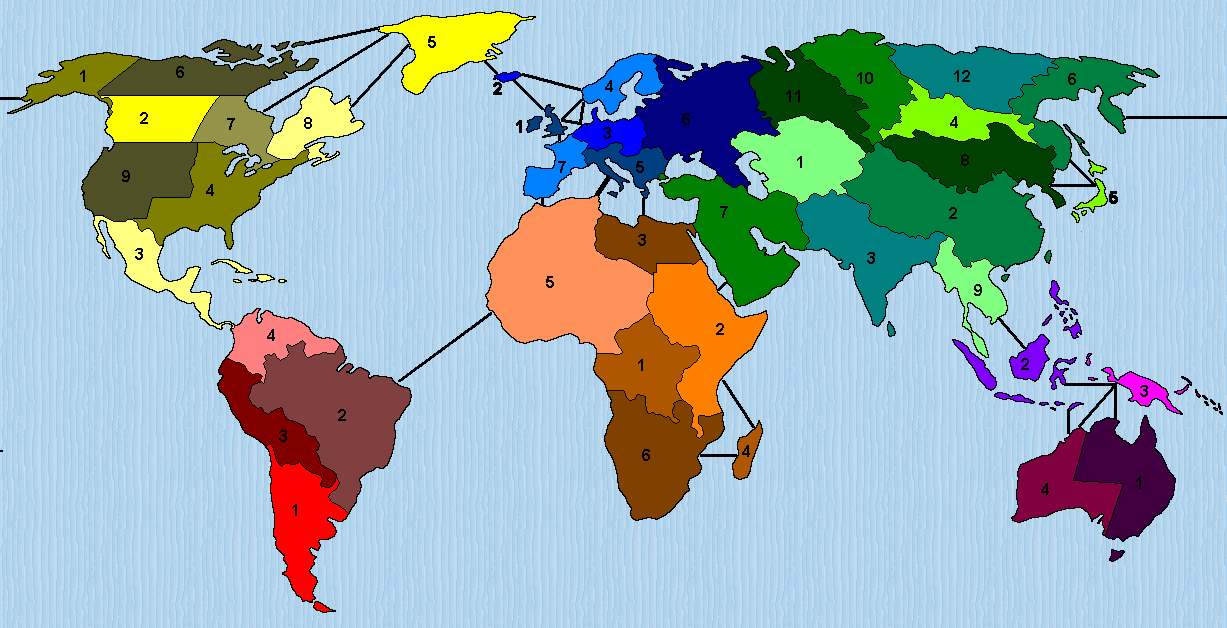
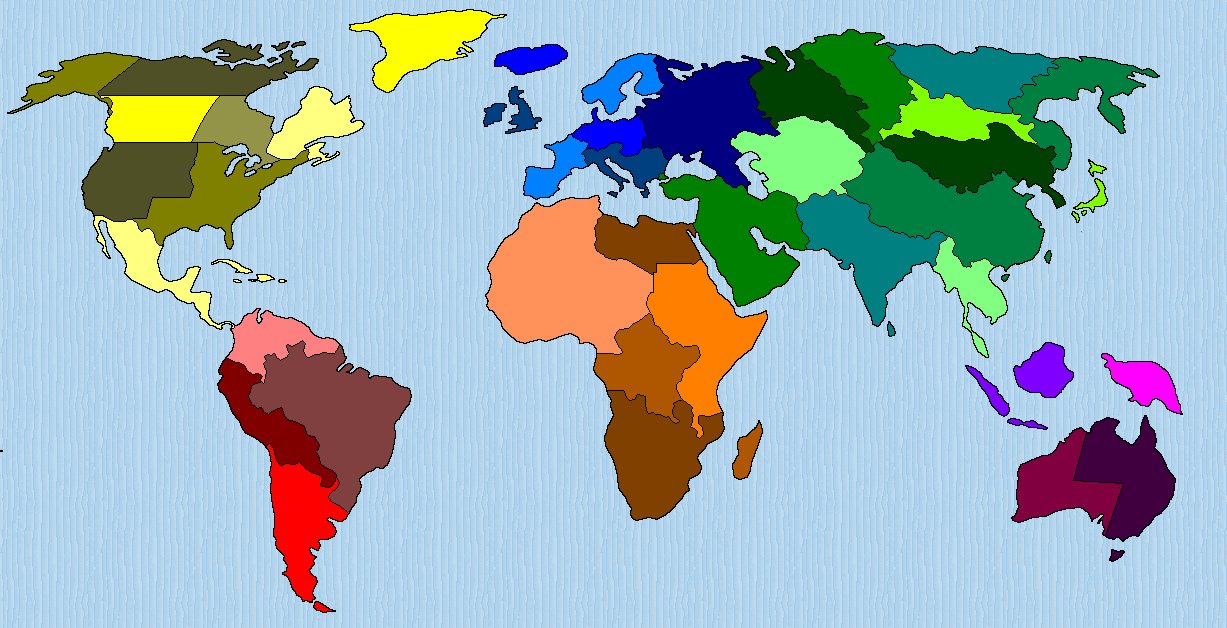
Revision of a layered w=1227, h=628 image; what changed, layer by layer:
added layer "groenland" above "sad" over [341, 9, 507, 93]
painted on "sad" over [0, 11, 1227, 516]
